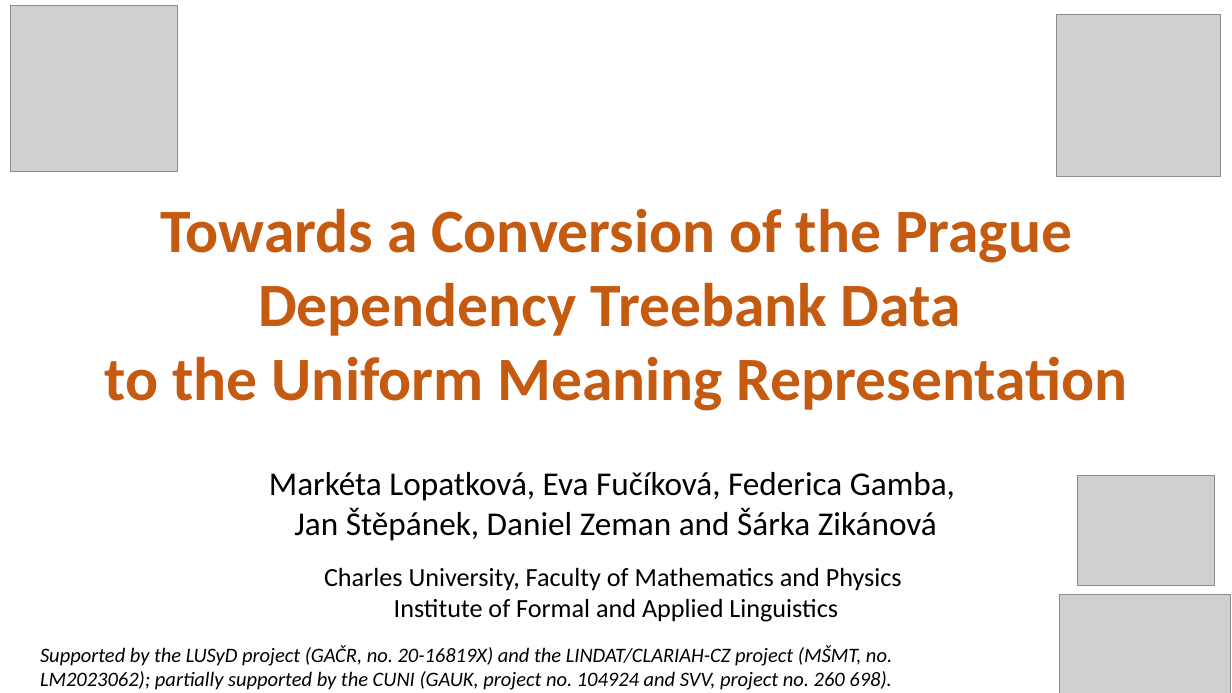
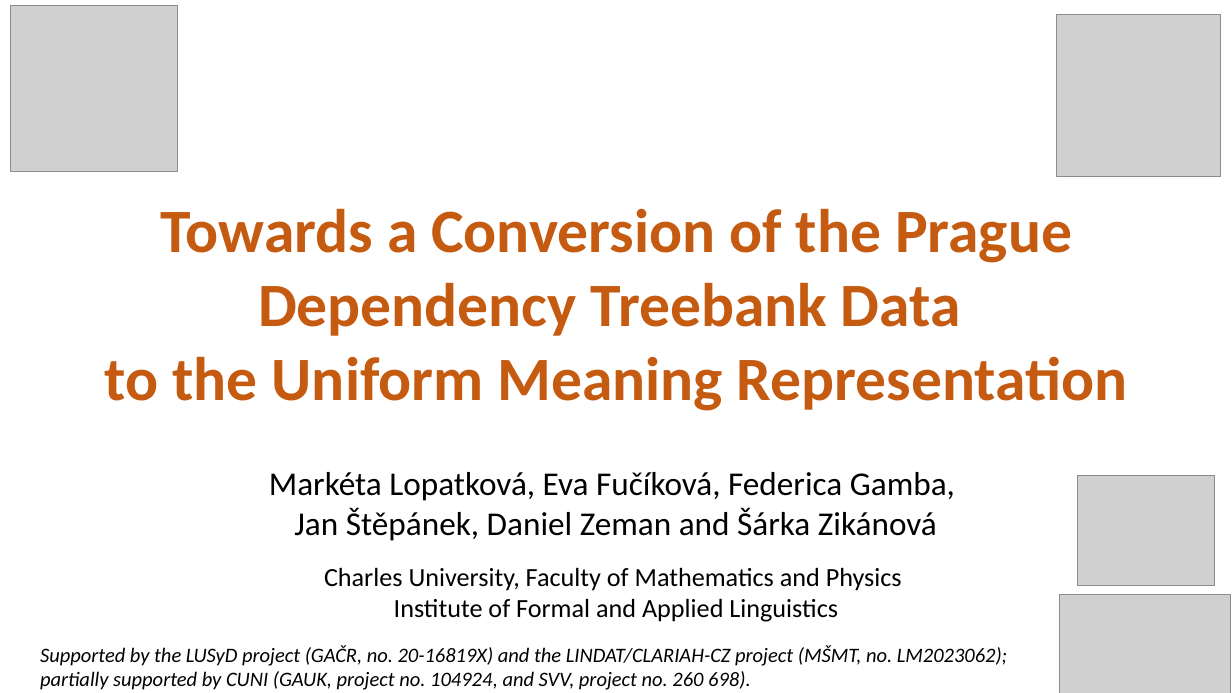
Before and after one commit to ufal/UMR, a slide deck: slide 1 of papers/2024-ITAT-slides.pptx. Drawn at 1232x693 pixels with LibreOffice and Linux fonts; fonts in the diff are those of the drawing; grey boxes stand for pictures. Boxes give left, top, right and bottom in pixels: in the first picture for what was removed or moved away, otherwise in the second. Text is boxed around its words. In the diff, an @@ line names an element or a change of style, - is before the commit and + after.

```diff
--- a/papers/2024-ITAT-slides.pptx
+++ b/papers/2024-ITAT-slides.pptx
@@ text at bbox=[40, 645, 1007, 690]: text changed @@
-Supported by the LUSyD project (GAČR, no. 20-16819X) and the LINDAT/CLARIAH-CZ project (MŠMT, no. LM2023062); partially supported by the CUNI (GAUK, project no. 104924 and SVV, project no. 260 698).
+Supported by the LUSyD project (GAČR, no. 20-16819X) and the LINDAT/CLARIAH-CZ project (MŠMT, no. LM2023062); partially supported by CUNI (GAUK, project no. 104924, and SVV, project no. 260 698).
```
Also in this commit, not shown: 1 other slide changed, 2 other files.
